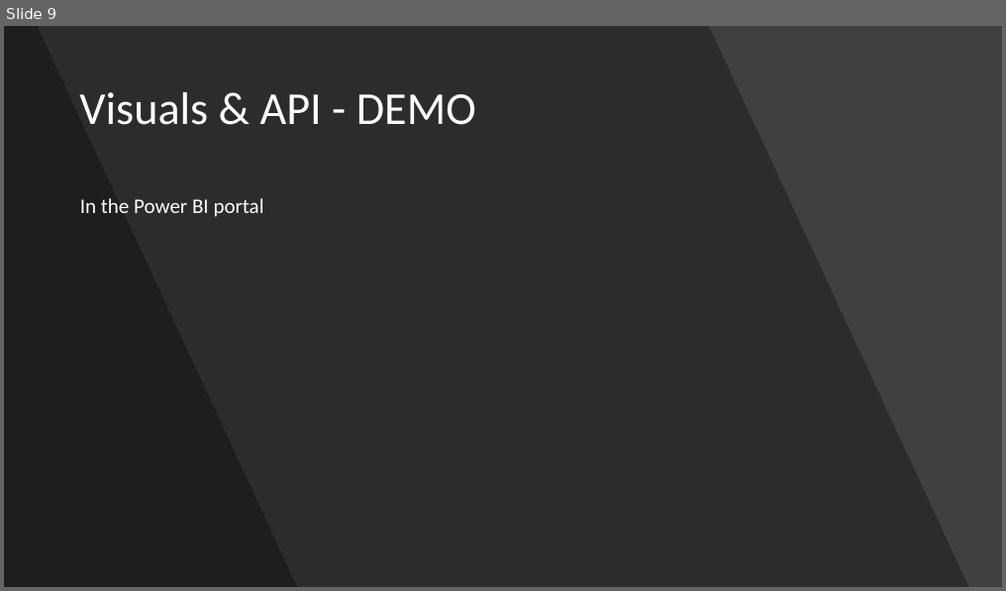
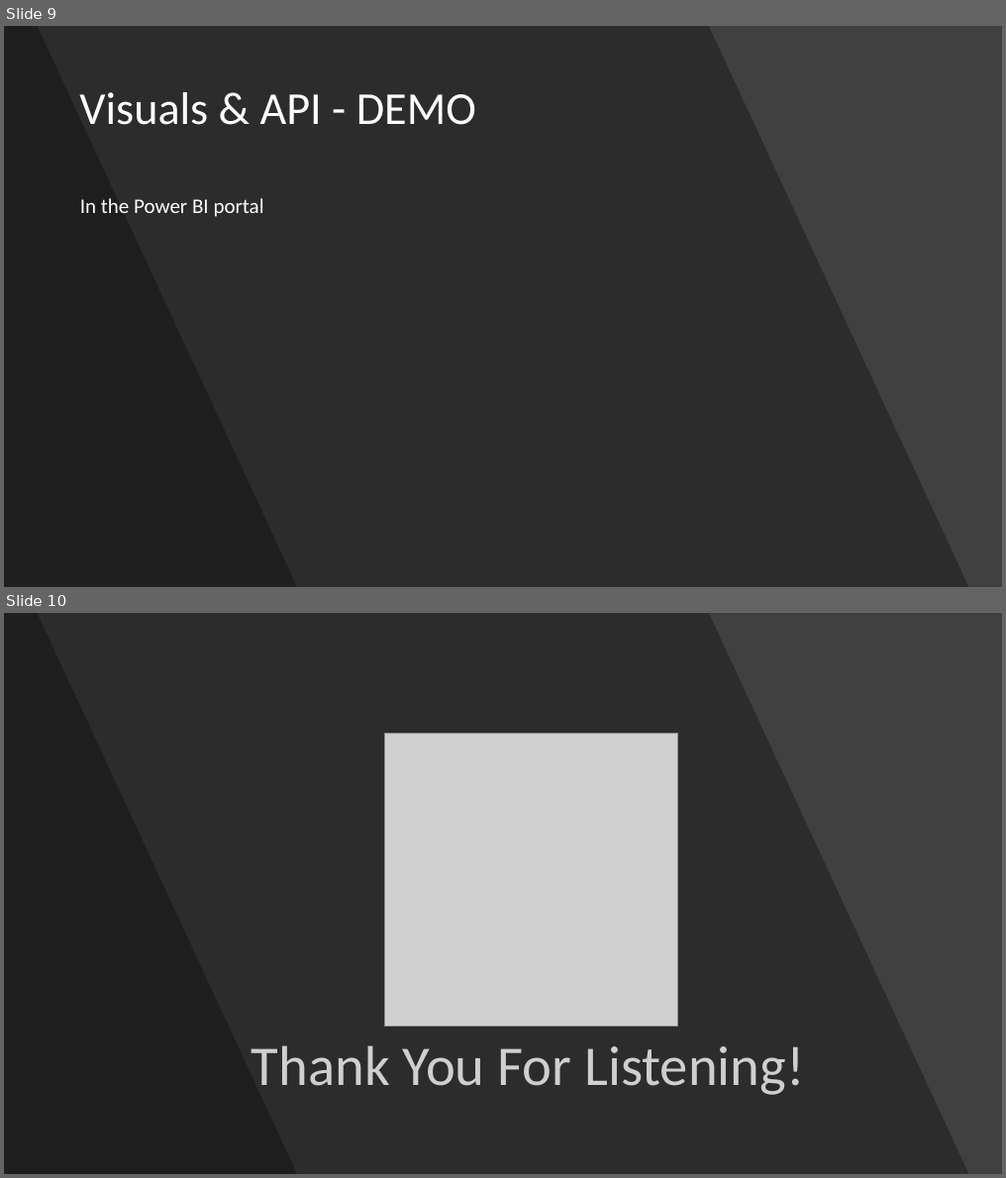
Before and after one commit to m7mdganem/Digital-Humanities-Project, a slide deck: Gender Bias In Knesset Committees - presentation - HLD/Knesset Committees Gender Bias App HLD.pptx. Shown one above the other, each under a label of ours: slide 9 before the commit, slides 9 and 10 after it. The pictures are 1006x591 and 1006x1178 pixels, drawn with LibreOffice and Linux fonts; fonts in the diff are those of the drawing; grey boxes stand for pictures. Boxes give left, top, right and bottom in pixels: in the first picture for what was removed or moved away, otherwise in the second. Text is boxed around its words. In the diff, an @@ line names an element or a change of style, - is before the commit and + after.

Commit message:
Update Presentation

```diff
--- a/Gender Bias In Knesset Committees - presentation - HLD/Knesset Committees Gender Bias App HLD.pptx
+++ b/Gender Bias In Knesset Committees - presentation - HLD/Knesset Committees Gender Bias App HLD.pptx
@@ slide 10 added at [4, 613, 1002, 1174], background #404040 @@
@@ freeform shape added at [4, 613, 969, 1174], fill #000000 at 30% opacity @@
@@ freeform shape added at [4, 613, 297, 1174], fill #000000 at 30% opacity @@
@@ picture added at [384, 733, 678, 1026] @@
@@ text added at [252, 1046, 804, 1095], 54 pt, text #D0CECE @@
+Thank You For Listening!
```
